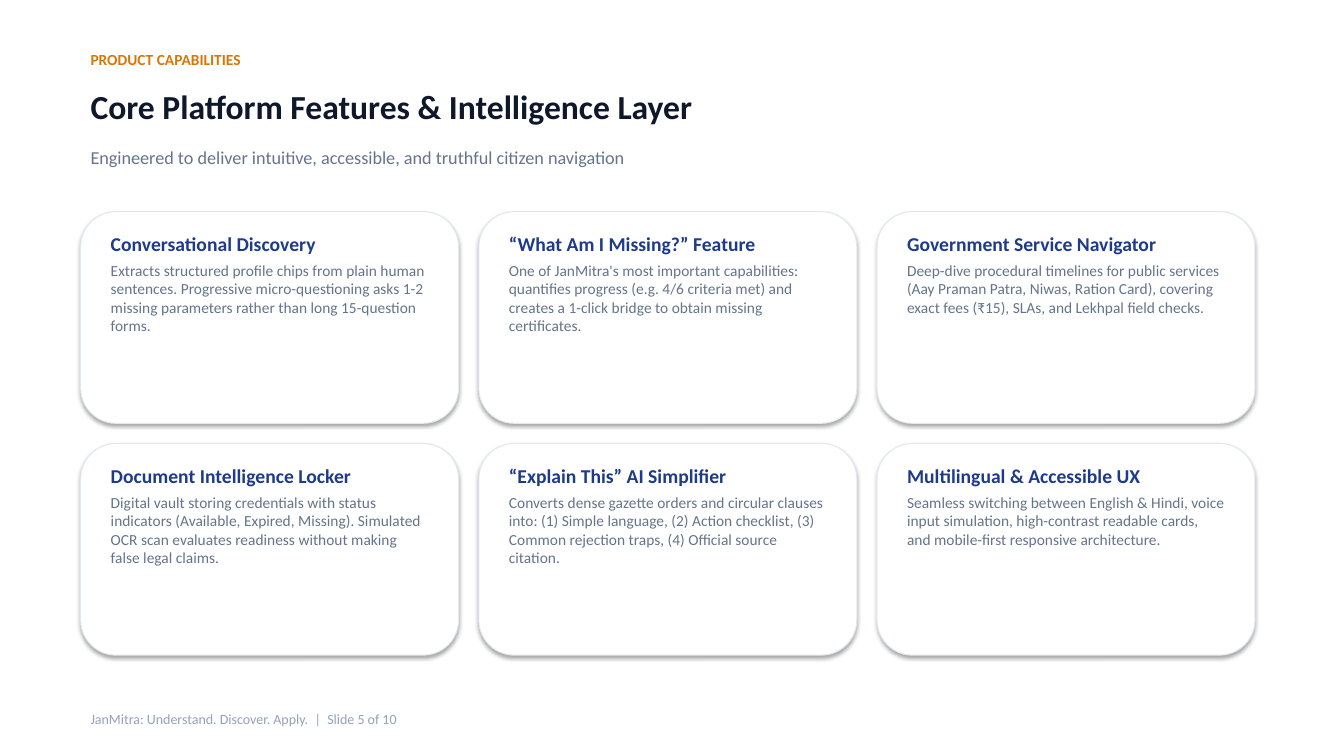
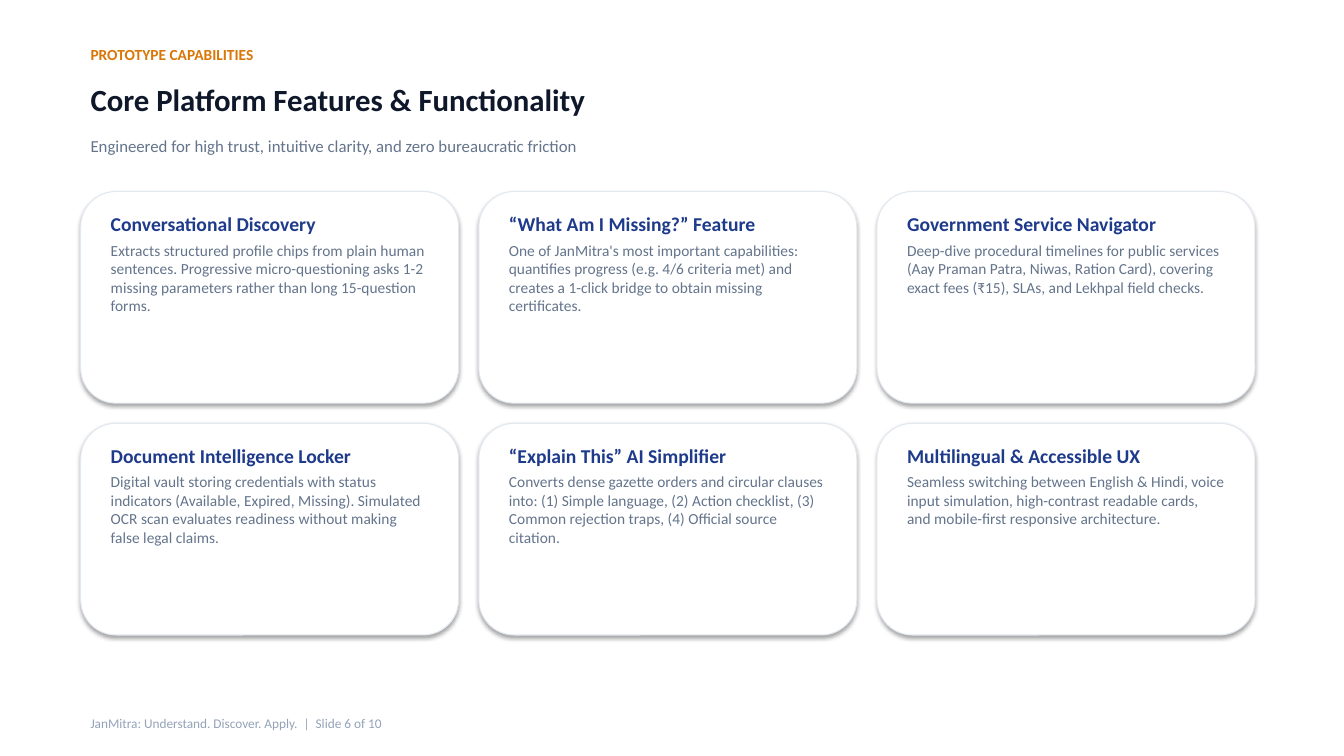
Before and after one commit to samenthamassey127-hue/JanMitra, a slide deck: slide 6 of JanMitra_Presentation.pptx (slide 5 before the commit). Drawn at 1344x756 pixels with LibreOffice and Linux fonts; fonts in the diff are those of the drawing. Boxes give left, top, right and bottom in pixels: in the first picture for what was removed or moved away, otherwise in the second. Text is boxed around its words. In the diff, an @@ line names an element or a change of style, - is before the commit and + after.

```diff
--- a/JanMitra_Presentation.pptx
+++ b/JanMitra_Presentation.pptx
@@ text at (91, 50, 254, 60): text changed @@
-PRODUCT CAPABILITIES
+PROTOTYPE CAPABILITIES
@@ text at (91, 89, 585, 116): text changed; size 24 to 22 pt @@
-Core Platform Features & Intelligence Layer
+Core Platform Features & Functionality
@@ text at (91, 140, 577, 155): text changed; size 13 to 12 pt @@
-Engineered to deliver intuitive, accessible, and truthful citizen navigation
+Engineered for high trust, intuitive clarity, and zero bureaucratic friction
@@ 6 texts, 6 rounded rectangles: place and size @@
-6 texts, 6 rounded rectangles at (81, 212, 1255, 655)
+6 texts, 6 rounded rectangles at (81, 192, 1255, 635)
@@ text at (91, 719, 381, 730): text changed; size 10 to 9.5 pt @@
-JanMitra: Understand. Discover. Apply. | Slide 5 of 10
+JanMitra: Understand. Discover. Apply. | Slide 6 of 10
```
Also in this commit, not shown: 6 other slides changed, 3 slides added, 3 slides removed.
